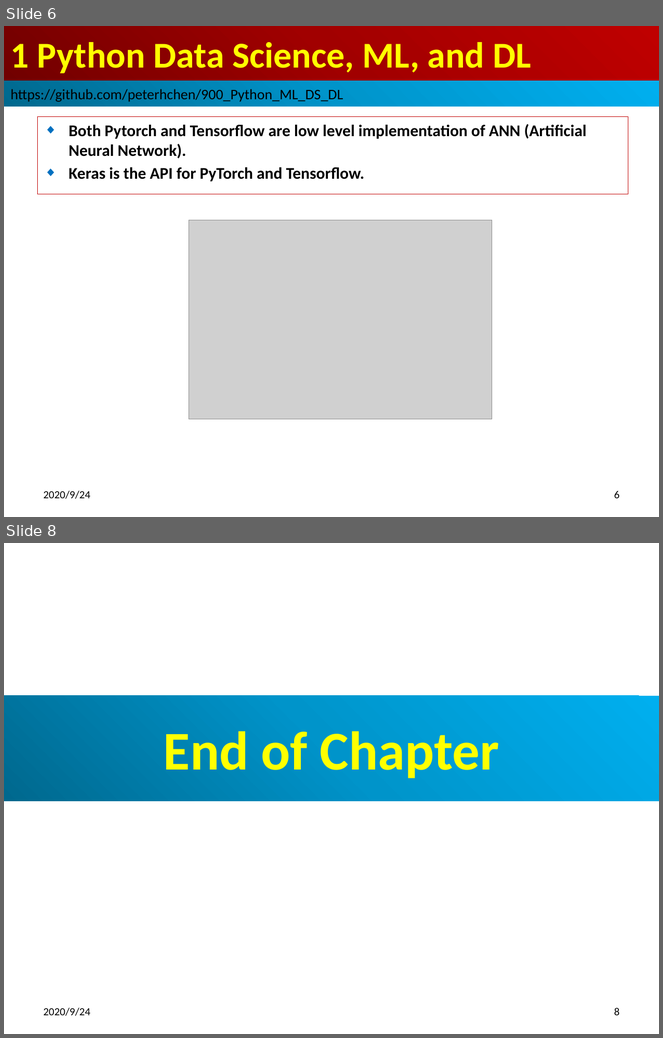
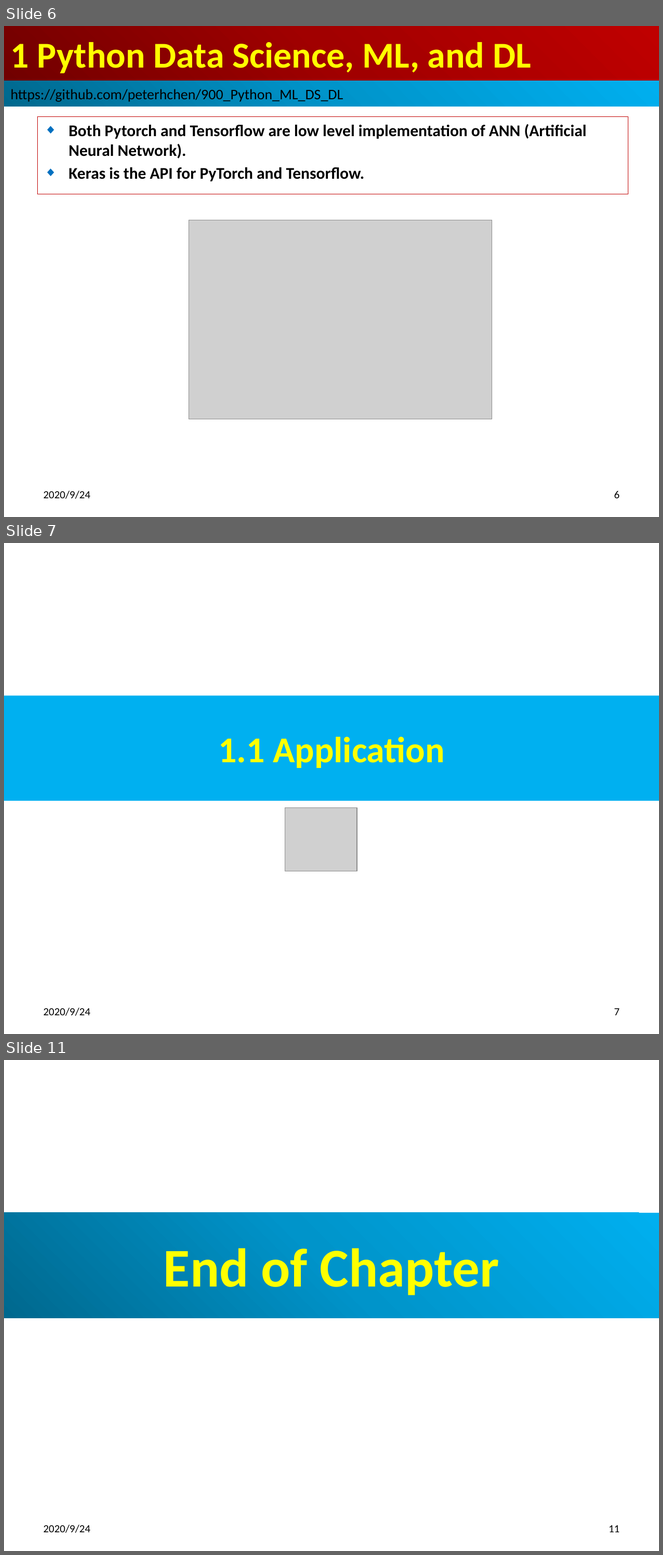
Before and after one commit to peterhchen/900_Python_ML_DS_DL, a slide deck: 001_intro.pptx. Shown one above the other, each under a label of ours: slides 6 and 8 before the commit, slides 6, 7 and 11 after it; the slides between them are not shown. The pictures are 663x1038 and 663x1555 pixels, drawn with LibreOffice and Linux fonts; fonts in the diff are those of the drawing; grey boxes stand for pictures. Boxes give left, top, right and bottom in pixels: in the first picture for what was removed or moved away, otherwise in the second. Text is boxed around its words. In the diff, an @@ line names an element or a change of style, - is before the commit and + after.

```diff
--- a/001_intro.pptx
+++ b/001_intro.pptx
@@ slide 7 added at (4, 543, 659, 1034), background #FFFFFF @@
@@ title added at (4, 696, 659, 801), fill #00B0F0, 40 pt, text #FFFF00, bold @@
+1.1 Application
@@ picture added at (285, 808, 357, 871) @@
@@ text added at (44, 1008, 91, 1016), 12 pt, text #000000 @@
+2020/9/24
@@ page number added at (614, 1008, 620, 1016), 12 pt, text #000000 @@
+7
@@ what was slide 8 is now slide 11 @@
@@ page number at (609, 1525, 620, 1533): text changed @@
-8
+11
```
Also in this commit, not shown: 3 slides changed, 2 other slides added.
